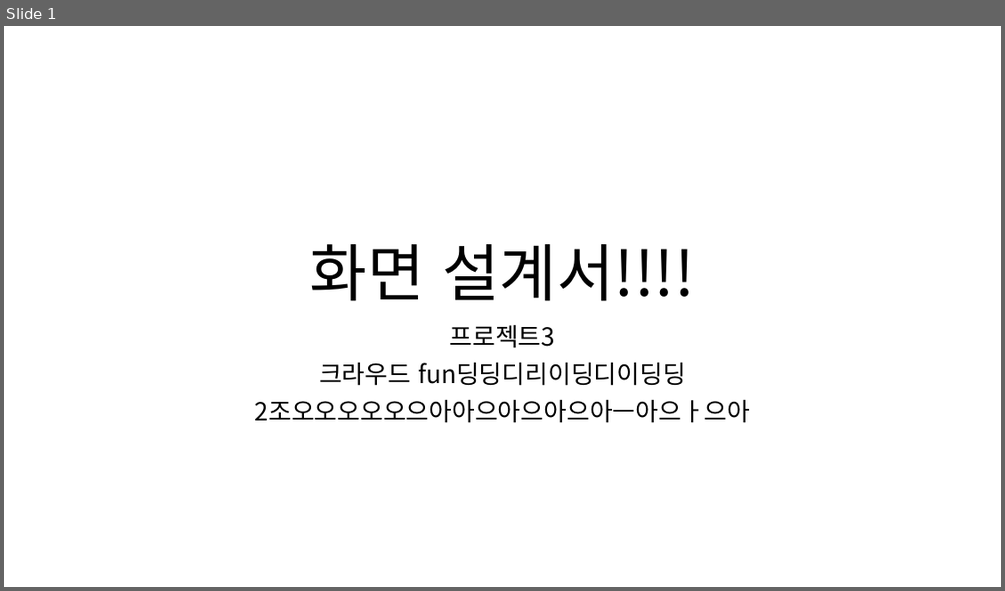
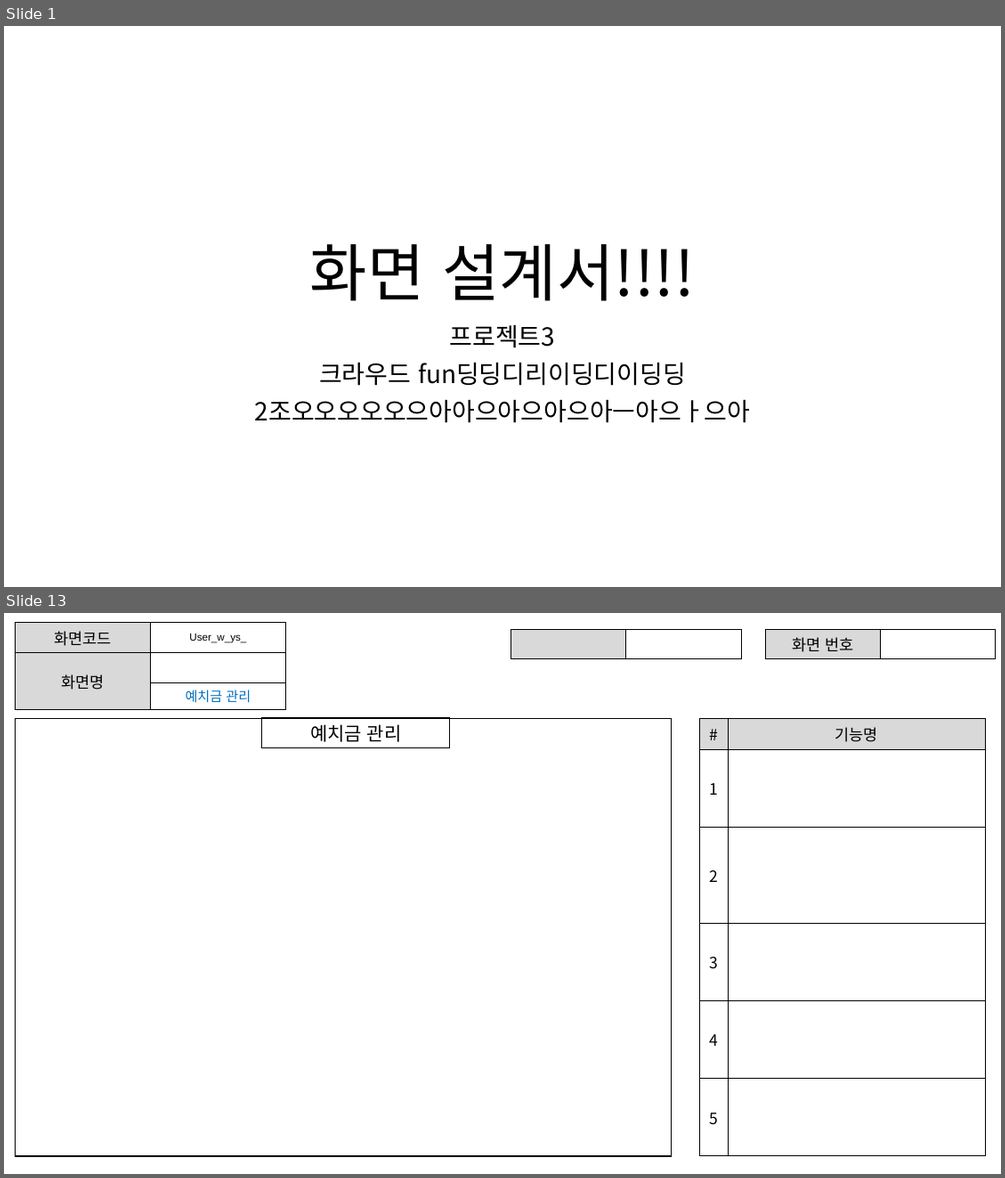
Before and after one commit to ezenteam2/EzenCrowdFunding, a slide deck: project03 화면설계서/project03 - 화면 설계서 - 용승.pptx. Shown one above the other, each under a label of ours: slide 1 before the commit, slides 1 and 13 after it; the slides between them are not shown. The pictures are 1005x591 and 1005x1178 pixels, drawn with LibreOffice and Linux fonts; fonts in the diff are those of the drawing. Boxes give left, top, right and bottom in pixels: in the first picture for what was removed or moved away, otherwise in the second. Text is boxed around its words. In the diff, an @@ line names an element or a change of style, - is before the commit and + after.

Commit message:
용승이 화면설계 진행중>3<

```diff
--- a/project03 화면설계서/project03 - 화면 설계서 - 용승.pptx
+++ b/project03 화면설계서/project03 - 화면 설계서 - 용승.pptx
@@ slide 13 added at <box>4,613,1001,1174</box>, background #FFFFFF @@
@@ table added at <box>15,623,285,706</box>, 3 rows, 2 columns @@
+화면코드 | User_w_ys_
+화면명 | 
+ | 예치금 관리
@@ table added at <box>511,629,741,656</box>, 1 rows, 2 columns @@
+ | 
@@ table added at <box>765,629,995,656</box>, 1 rows, 2 columns @@
+화면 번호 | 
@@ rectangle added at <box>15,718,671,1156</box>, fill #FFFFFF, outline #000000 1 pt @@
@@ rectangle added at <box>262,718,450,747</box>, outline #000000 0.75 pt, 18 pt, text #000000 @@
+예치금 관리
@@ table added at <box>700,718,985,1156</box>, 6 rows, 2 columns @@
+# | 기능명
+1 | 
+2 | 
+3 | 
+4 | 
+5 | 
```
Also in this commit, not shown: 2 slides changed, 9 other slides added, 2 other files.
